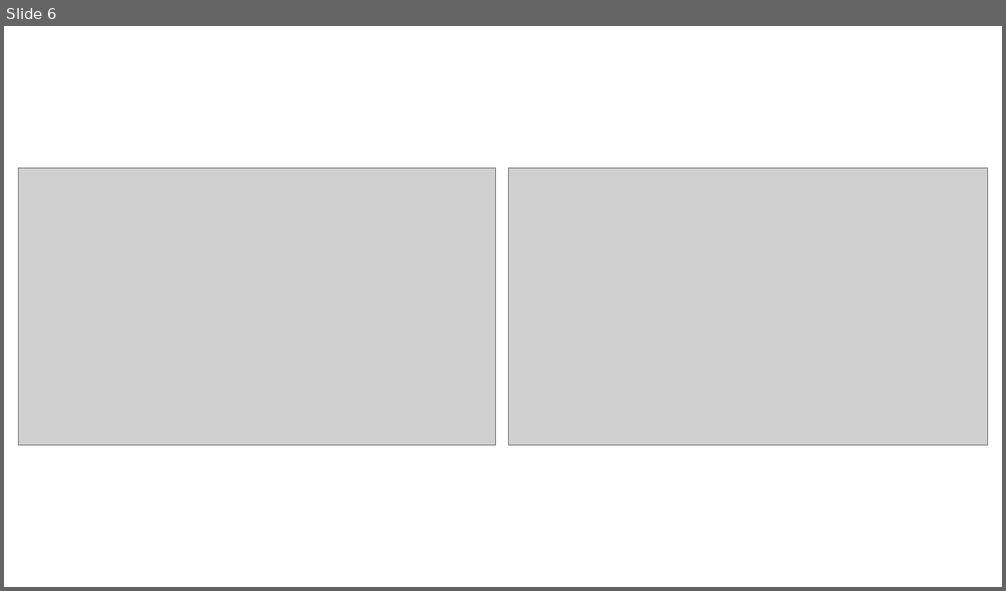
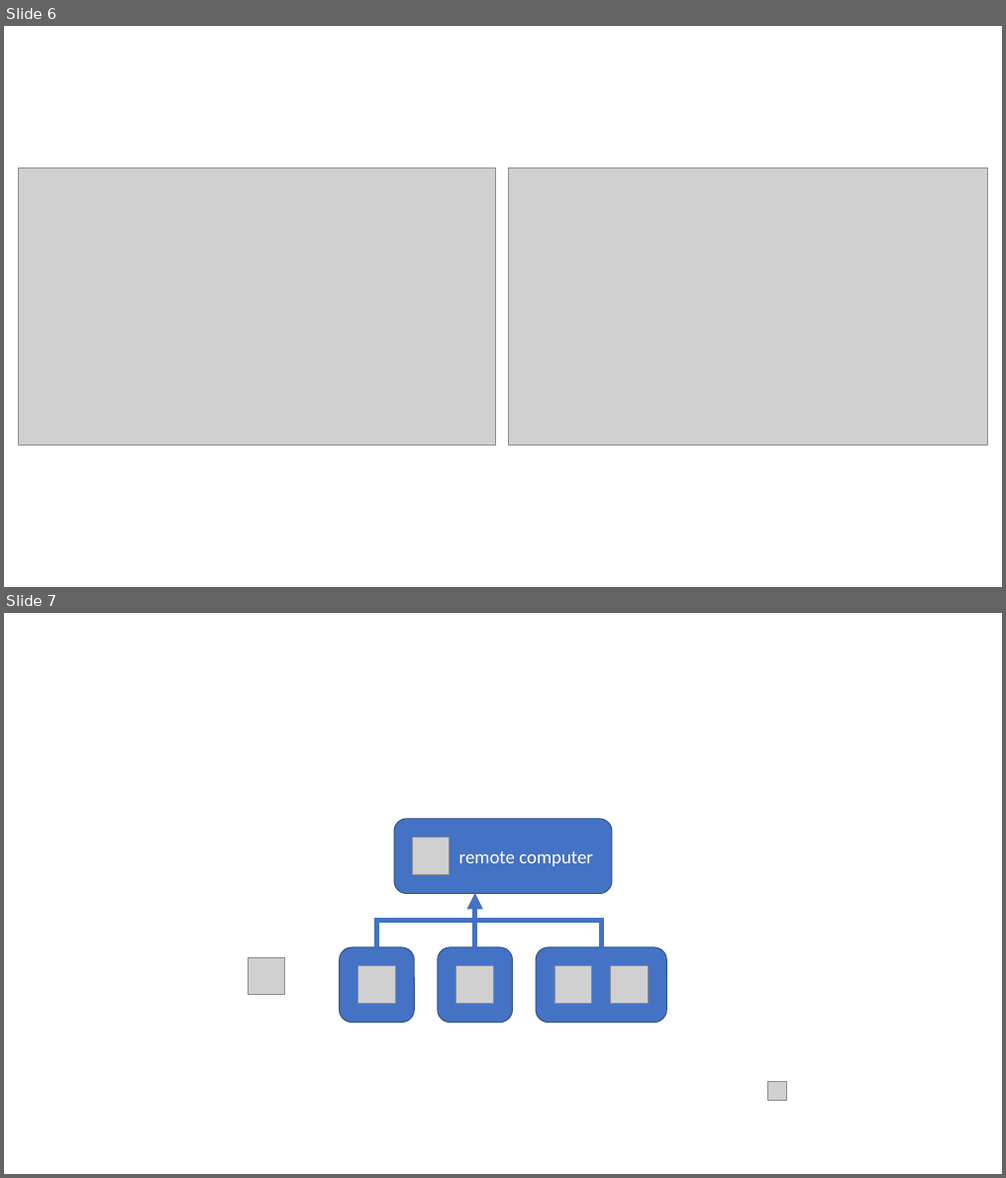
Before and after one commit to cs1302uga/cs1302-tutorials, a slide deck: unix/img/figures.pptx. Shown one above the other, each under a label of ours: slide 6 before the commit, slides 6 and 7 after it. The pictures are 1006x591 and 1006x1178 pixels, drawn with LibreOffice and Linux fonts; fonts in the diff are those of the drawing; grey boxes stand for pictures. Boxes give left, top, right and bottom in pixels: in the first picture for what was removed or moved away, otherwise in the second. Text is boxed around its words. In the diff, an @@ line names an element or a change of style, - is before the commit and + after.

```diff
--- a/unix/img/figures.pptx
+++ b/unix/img/figures.pptx
@@ slide 7 added at box(4, 613, 1002, 1174), background #FFFFFF @@
@@ rounded rectangle added at box(394, 819, 612, 894), fill #4472C4, outline #325491 1 pt @@
@@ picture added at box(412, 838, 450, 875) @@
@@ text added at box(459, 852, 593, 866), 18 pt, text #FFFFFF @@
+remote computer
@@ group added at box(340, 894, 666, 1023): 4 pictures, 3 rounded rectangles, 2 elbow arrows, 1 arrow @@
@@ picture added at box(248, 958, 285, 995) @@
@@ picture added at box(767, 1081, 786, 1100) @@
```
Also in this commit, not shown: 2 other files.
